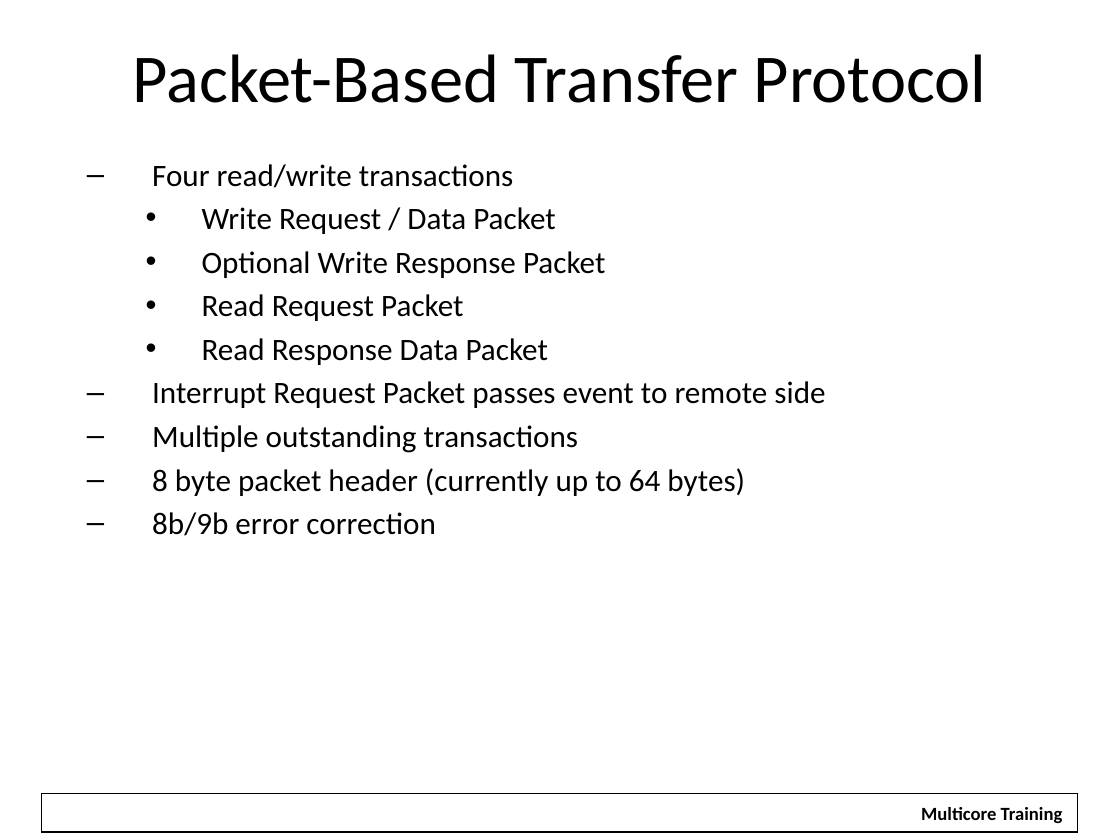
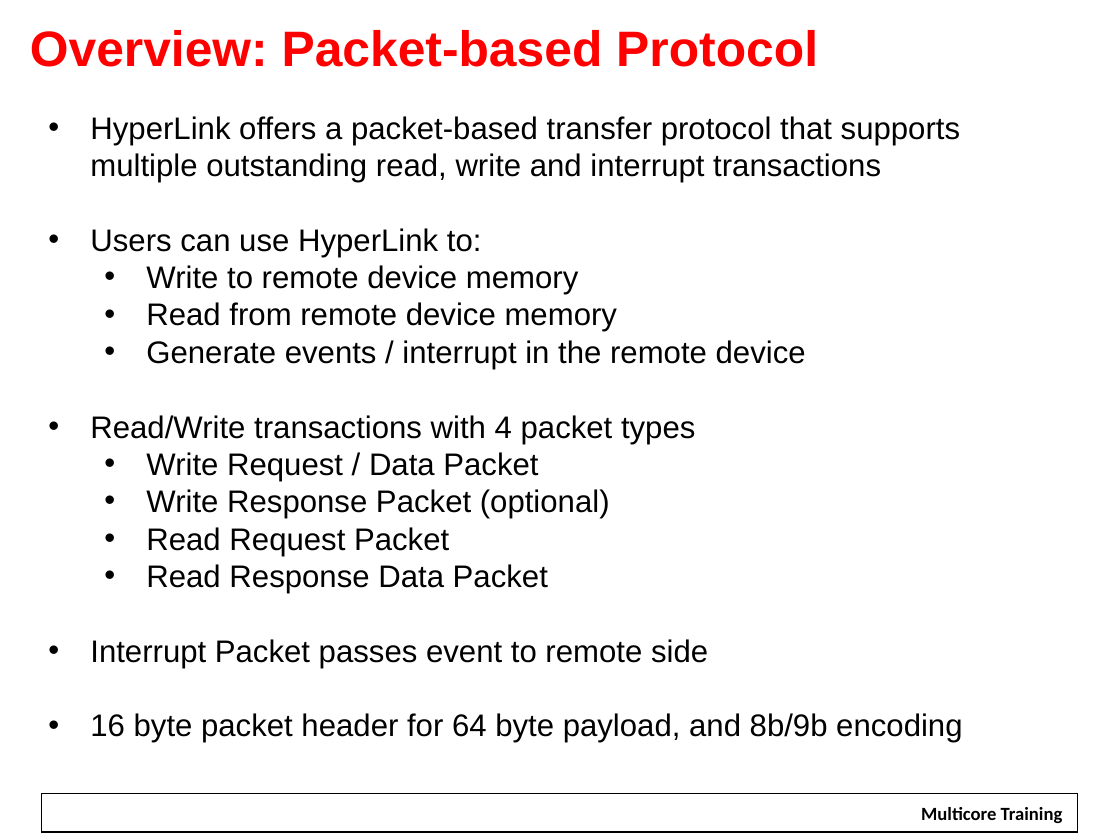
Before and after one commit to hari1989/keystone-workshop, a slide deck: slide 10 of slides/Intro to Hyperlink.pptx (slide 9 before the commit). Drawn at 1120x840 pixels with LibreOffice and Linux fonts; fonts in the diff are those of the drawing; background and template pictures are left out. Boxes give left, top, right and bottom in pixels: in the first picture for what was removed or moved away, otherwise in the second. Text is boxed around its words. In the diff, an @@ line names an element or a change of style, - is before the commit and + after.

```diff
--- a/slides/Intro to Hyperlink.pptx
+++ b/slides/Intro to Hyperlink.pptx
@@ text at (30,30,818,67): text changed; size 44 to 32 pt; font Calibri to Arial; text colour #000000 to #FF0000; bold on @@
-Packet-Based Transfer Protocol
+Overview: Packet-based Protocol
@@ text added at (90,116,962,743), 20 pt, text #000000 @@
+• HyperLink offers a packet-based transfer protocol that supports multiple outstanding read, write and interrupt transactions
+• Users can use HyperLink to:
+  • Write to remote device memory
+  • Read from remote device memory
+  • Generate events / interrupt in the remote device
+• Read/Write transactions with 4 packet types
+  • Write Request / Data Packet
+  • Write Response Packet (optional)
+  • Read Request Packet
+  • Read Response Data Packet
+• Interrupt Packet passes event to remote side
+• 16 byte packet header for 64 byte payload, and 8b/9b encoding
@@ text removed at (152,164,825,536) @@
-– Four read/write transactions
-  • Write Request / Data Packet
-  • Optional Write Response Packet
-  • Read Request Packet
-  • Read Response Data Packet
-  – Interrupt Request Packet passes event to remote side
-  – Multiple outstanding transactions
-  – 8 byte packet header (currently up to 64 bytes)
-  – 8b/9b error correction
```
Also in this commit, not shown: 23 other slides changed, 40 slides added, 23 slides removed, 1 other file.
